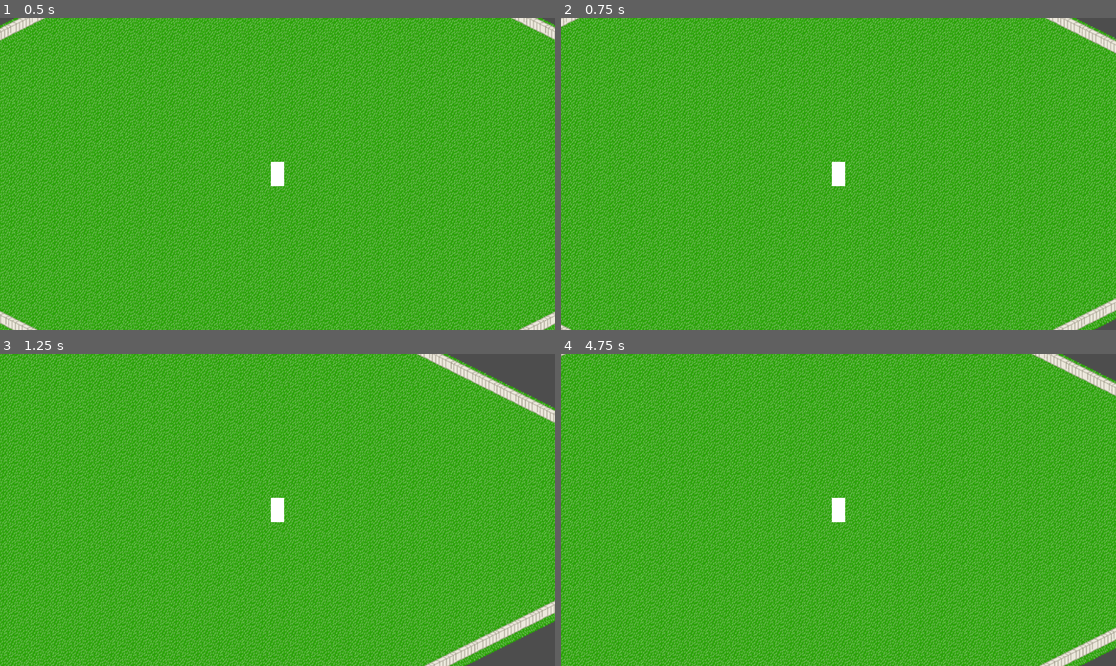
Above: before the commit, frames 1-4 (two rows, left to right).
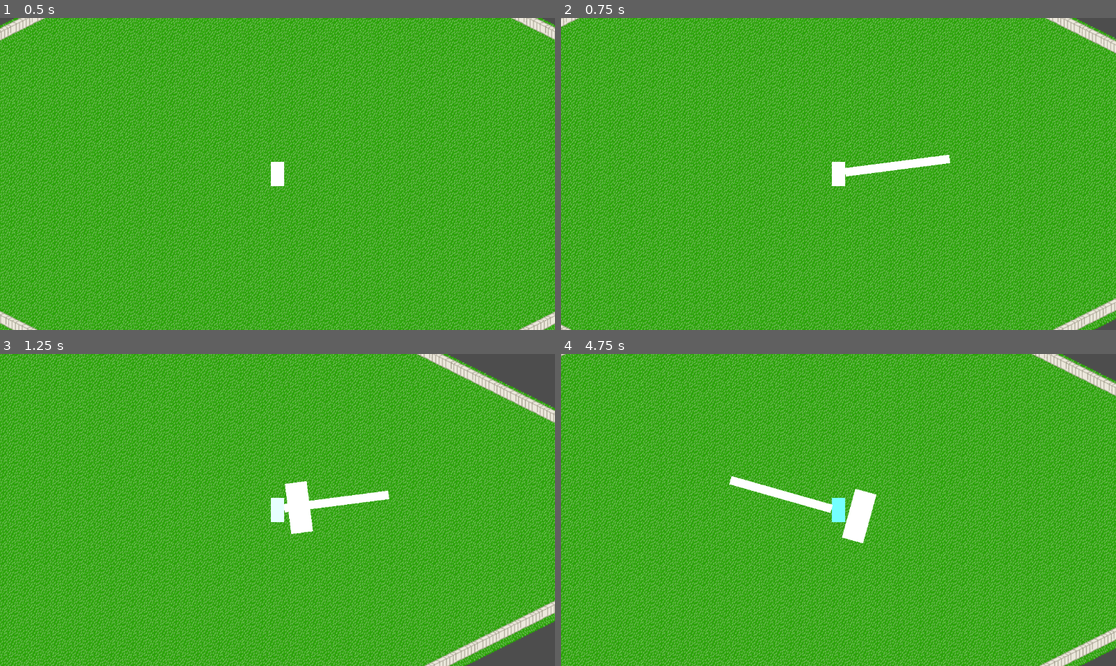
Above: after the commit, the same moments.

Repository: airo4858/rogue_like
Game: Godot game, scene res://main.tscn
The game is run twice, just before and just after one commit, with the same random seed, the same clock (stepped at 60 frames per second) and the same inputs.
Inputs (mouse positions are in pixels of both pictures, inside the frame that each line leads up to):
- Up to frame 1 (0.5 s): no input
- Up to frame 2 (0.75 s): tap Enter at 0.5 s; move the mouse to (960, 158) at 0.52 s; press the mouse at (960, 158) at 0.53 s; hold D (move_right) from 0.53 s (still down)
- Up to frame 3 (1.25 s): keep holding D (move_right); tap Space (jump) at 0.77, 1.07 s; right-click (399, 494) at 0.8 s
- Up to frame 4 (4.75 s): move the mouse to (727, 525) at 1.27 s; release D (move_right) at 1.28 s; release the mouse at (727, 525) at 1.28 s; hold S (move_down) 1.28-2.03 s; right-click (727, 525) at 1.35 s; tap Space (jump) at 1.52, 1.55, 1.82, 3.02, 3.32, 3.77, 3.8, 4.07, 4.52 s; move the mouse to (894, 441) at 2.02 s; hold D (move_right) 2.03-2.78 s; hold Space (jump) 2.03-2.78 s; click (894, 441) at 2.3 s; move the mouse to (810, 572) at 2.77 s; hold W (move_up) 2.78-3.53 s; click (810, 572) at 2.85 s; right-click (810, 572) at 3.05 s; move the mouse to (1005, 556) at 3.52 s; hold Right mouse button (sweep, bound only after the commit) 3.53-4.28 s; hold A (move_left) from 3.53 s (still down); move the mouse to (672, 463) at 4.27 s; click (672, 463) at 4.35 s

Frame 1 is identical in both runs. In frame 2, 0.5% of the frame differs, in the area x 51-71%, y 43-51%; in frame 3, 1.3%; in frame 4, 1.4%, in the area x 30-57%, y 39-61%.

Commit message:
made the two functional attacks

Diff:
--- a/player.gd
+++ b/player.gd
@@ -3,20 +3,31 @@
 @export var move_speed: float = 100.0
 
 var can_jump : bool = true
+var can_sweep : bool = true
+var can_stab : bool = true
 
 func jump(event):
-	get_tree().get_root().get_node("Main/Player/Hitbox").visible = false
-	can_jump = false
-	#Play Jump Animation
-	#await animation to finish
-	get_tree().get_root().get_node("Main/Player/Hitbox").visible = true
-	can_jump = true
+	if can_jump == true:
+		can_jump = false
+		$AnimationPlayer.play("beta_jump")
+		await $AnimationPlayer.animation_finished
+		can_jump = true
 
-#func sweep(event):
+func sweep(event):
+	if can_sweep == true:
+		can_sweep = false
+		get_node("Sweep").look_at(get_global_mouse_position())
+		$AnimationPlayer.play("sweep_attack")
+		await $AnimationPlayer.animation_finished
+		can_sweep = true
 
-
-#func stab(event):
-
+func stab(event):
+	if can_stab == true:
+		can_stab = false
+		get_node("Stab").look_at(get_global_mouse_position())
+		$AnimationPlayer.play("stab_attack")
+		await $AnimationPlayer.animation_finished
+		can_stab = true
 
 func _physics_process(delta):
 	if self.velocity == Vector2(0,1) * move_speed or self.velocity == Vector2(0,-1) * move_speed:
@@ -27,3 +38,11 @@
 	if (Input.is_action_pressed("jump")):
 		jump("jump")
 		print("JUMP!")
+
+	if (Input.is_action_pressed("stab")):
+		stab("stab")
+		print("STAB")
+
+	if (Input.is_action_pressed("sweep")):
+		sweep("sweep")
+		print("SWEEP")
--- a/player.tscn
+++ b/player.tscn
@@ -7,9 +7,144 @@
 [sub_resource type="RectangleShape2D" id="RectangleShape2D_5dwuw"]
 size = Vector2(20, 35)
 
+[sub_resource type="CapsuleShape2D" id="CapsuleShape2D_mpkpe"]
+radius = 22.0
+height = 78.0
+
+[sub_resource type="CanvasTexture" id="CanvasTexture_xy8vh"]
+
+[sub_resource type="RectangleShape2D" id="RectangleShape2D_utbjh"]
+size = Vector2(156, 14)
+
+[sub_resource type="CanvasTexture" id="CanvasTexture_4ij7r"]
+
+[sub_resource type="Animation" id="Animation_h6v7o"]
+length = 0.001
+tracks/0/type = "value"
+tracks/0/imported = false
+tracks/0/enabled = true
+tracks/0/path = NodePath("BetaSprite:texture")
+tracks/0/interp = 1
+tracks/0/loop_wrap = true
+tracks/0/keys = {
+"times": PackedFloat32Array(0),
+"transitions": PackedFloat32Array(1),
+"update": 1,
+"values": [SubResource("CanvasTexture_xbwex")]
+}
+tracks/1/type = "value"
+tracks/1/imported = false
+tracks/1/enabled = true
+tracks/1/path = NodePath("BetaSprite:hframes")
+tracks/1/interp = 1
+tracks/1/loop_wrap = true
+tracks/1/keys = {
+"times": PackedFloat32Array(0),
+"transitions": PackedFloat32Array(1),
+"update": 1,
+"values": [1]
+}
+tracks/2/type = "value"
+tracks/2/imported = false
+tracks/2/enabled = true
+tracks/2/path = NodePath("BetaSprite:vframes")
+tracks/2/interp = 1
+tracks/2/loop_wrap = true
+tracks/2/keys = {
+"times": PackedFloat32Array(0),
+"transitions": PackedFloat32Array(1),
+"update": 1,
+"values": [1]
+}
+tracks/3/type = "value"
+tracks/3/imported = false
+tracks/3/enabled = true
+tracks/3/path = NodePath("BetaSprite:frame")
+tracks/3/interp = 1
+tracks/3/loop_wrap = true
+tracks/3/keys = {
+"times": PackedFloat32Array(0),
+"transitions": PackedFloat32Array(1),
+"update": 1,
+"values": [0]
+}
+tracks/4/type = "value"
+tracks/4/imported = false
+tracks/4/enabled = true
+tracks/4/path = NodePath("Sweep/SweepHurtbox/SweepHitbox:disabled")
+tracks/4/interp = 1
+tracks/4/loop_wrap = true
+tracks/4/keys = {
+"times": PackedFloat32Array(0),
+"transitions": PackedFloat32Array(1),
+"update": 1,
+"values": [true]
+}
+tracks/5/type = "value"
+tracks/5/imported = false
+tracks/5/enabled = true
+tracks/5/path = NodePath("BetaSprite:modulate")
+tracks/5/interp = 1
+tracks/5/loop_wrap = true
+tracks/5/keys = {
+"times": PackedFloat32Array(0),
+"transitions": PackedFloat32Array(1),
+"update": 0,
+"values": [Color(1, 1, 1, 1)]
+}
+tracks/6/type = "value"
+tracks/6/imported = false
+tracks/6/enabled = true
+tracks/6/path = NodePath("Hitbox:disabled")
+tracks/6/interp = 1
+tracks/6/loop_wrap = true
+tracks/6/keys = {
+"times": PackedFloat32Array(0),
+"transitions": PackedFloat32Array(1),
+"update": 1,
+"values": [false]
+}
+tracks/7/type = "value"
+tracks/7/imported = false
+tracks/7/enabled = true
+tracks/7/path = NodePath("Stab/StabHurtbox/StabHitbox:disabled")
+tracks/7/interp = 1
+tracks/7/loop_wrap = true
+tracks/7/keys = {
+"times": PackedFloat32Array(0),
+"transitions": PackedFloat32Array(1),
+"update": 1,
+"values": [true]
+}
+tracks/8/type = "value"
+tracks/8/imported = false
+tracks/8/enabled = true
+tracks/8/path = NodePath("Sweep/SweepHurtbox/SweepSprite:visible")
+tracks/8/interp = 1
+tracks/8/loop_wrap = true
+tracks/8/keys = {
+"times": PackedFloat32Array(0),
+"transitions": PackedFloat32Array(1),
+"update": 1,
+"values": [false]
+}
+tracks/9/type = "value"
+tracks/9/imported = false
+tracks/9/enabled = true
+tracks/9/path = NodePath("Stab/StabHurtbox/StabSprite:visible")
+tracks/9/interp = 1
+tracks/9/loop_wrap = true
+tracks/9/keys = {
+"times": PackedFloat32Array(0),
+"transitions": PackedFloat32Array(1),
+"update": 1,
+"values": [false]
+}
+
 [sub_resource type="Animation" id="Animation_derx3"]
 resource_name = "beta_jump"
-step = 0.333333
+length = 1.00001
+step = 0.0833333
 tracks/0/type = "value"
 tracks/0/imported = false
 tracks/0/enabled = true
@@ -58,62 +193,93 @@
 "update": 1,
 "values": []
 }
-
-[sub_resource type="Animation" id="Animation_h6v7o"]
-length = 0.001
+tracks/4/type = "value"
+tracks/4/imported = false
+tracks/4/enabled = true
+tracks/4/path = NodePath("BetaSprite:modulate")
+tracks/4/interp = 1
+tracks/4/loop_wrap = true
+tracks/4/keys = {
+"times": PackedFloat32Array(0, 0.166667, 0.833333),
+"transitions": PackedFloat32Array(1, 1, 1),
+"update": 0,
+"values": [Color(1, 1, 1, 1), Color(0, 1, 1, 1), Color(1, 1, 1, 1)]
+}
+tracks/5/type = "value"
+tracks/5/imported = false
+tracks/5/enabled = true
+tracks/5/path = NodePath("Hitbox:disabled")
+tracks/5/interp = 1
+tracks/5/loop_wrap = true
+tracks/5/keys = {
+"times": PackedFloat32Array(0.166667, 0.833333),
+"transitions": PackedFloat32Array(1, 1),
+"update": 1,
+"values": [true, false]
+}
+
+[sub_resource type="Animation" id="Animation_at734"]
+resource_name = "sweep_attack"
+step = 0.0833333
 tracks/0/type = "value"
 tracks/0/imported = false
 tracks/0/enabled = true
-tracks/0/path = NodePath("BetaSprite:texture")
+tracks/0/path = NodePath("Sweep/SweepHurtbox/SweepHitbox:disabled")
 tracks/0/interp = 1
 tracks/0/loop_wrap = true
 tracks/0/keys = {
-"times": PackedFloat32Array(0),
-"transitions": PackedFloat32Array(1),
-"update": 1,
-"values": [SubResource("CanvasTexture_xbwex")]
+"times": PackedFloat32Array(0, 0.166667, 1),
+"transitions": PackedFloat32Array(1, 1, 1),
+"update": 1,
+"values": [true, false, true]
 }
 tracks/1/type = "value"
 tracks/1/imported = false
 tracks/1/enabled = true
-tracks/1/path = NodePath("BetaSprite:hframes")
+tracks/1/path = NodePath("Sweep/SweepHurtbox/SweepSprite:visible")
 tracks/1/interp = 1
 tracks/1/loop_wrap = true
 tracks/1/keys = {
-"times": PackedFloat32Array(0),
-"transitions": PackedFloat32Array(1),
-"update": 1,
-"values": [1]
-}
-tracks/2/type = "value"
-tracks/2/imported = false
-tracks/2/enabled = true
-tracks/2/path = NodePath("BetaSprite:vframes")
-tracks/2/interp = 1
-tracks/2/loop_wrap = true
-tracks/2/keys = {
-"times": PackedFloat32Array(0),
-"transitions": PackedFloat32Array(1),
-"update": 1,
-"values": [1]
-}
-tracks/3/type = "value"
-tracks/3/imported = false
-tracks/3/enabled = true
-tracks/3/path = NodePath("BetaSprite:frame")
-tracks/3/interp = 1
-tracks/3/loop_wrap = true
-tracks/3/keys = {
-"times": PackedFloat32Array(0),
-"transitions": PackedFloat32Array(1),
-"update": 1,
-"values": [0]
+"times": PackedFloat32Array(0, 0.166667, 1),
+"transitions": PackedFloat32Array(1, 1, 1),
+"update": 1,
+"values": [false, true, false]
+}
+
+[sub_resource type="Animation" id="Animation_nj04u"]
+resource_name = "stab_attack"
+step = 0.0833333
+tracks/0/type = "value"
+tracks/0/imported = false
+tracks/0/enabled = true
+tracks/0/path = NodePath("Stab/StabHurtbox/StabHitbox:disabled")
+tracks/0/interp = 1
+tracks/0/loop_wrap = true
+tracks/0/keys = {
+"times": PackedFloat32Array(0, 0.166667, 1),
+"transitions": PackedFloat32Array(1, 1, 1),
+"update": 1,
+"values": [true, false, true]
+}
+tracks/1/type = "value"
+tracks/1/imported = false
+tracks/1/enabled = true
+tracks/1/path = NodePath("Stab/StabHurtbox/StabSprite:visible")
+tracks/1/interp = 1
+tracks/1/loop_wrap = true
+tracks/1/keys = {
+"times": PackedFloat32Array(0, 0.166667, 1),
+"transitions": PackedFloat32Array(1, 1, 1),
+"update": 1,
+"values": [false, true, false]
 }
 
 [sub_resource type="AnimationLibrary" id="AnimationLibrary_xqj8h"]
 _data = {
 "RESET": SubResource("Animation_h6v7o"),
-"beta_jump": SubResource("Animation_derx3")
+"beta_jump": SubResource("Animation_derx3"),
+"stab_attack": SubResource("Animation_nj04u"),
+"sweep_attack": SubResource("Animation_at734")
 }
 
 [node name="Player" type="CharacterBody2D"]
@@ -126,6 +292,37 @@
 [node name="Hitbox" type="CollisionShape2D" parent="."]
 shape = SubResource("RectangleShape2D_5dwuw")
 
+[node name="Sweep" type="Node2D" parent="."]
+
+[node name="SweepHurtbox" type="Area2D" parent="Sweep"]
+position = Vector2(89, -1)
+
+[node name="SweepHitbox" type="CollisionShape2D" parent="Sweep/SweepHurtbox"]
+position = Vector2(-57, 1)
+shape = SubResource("CapsuleShape2D_mpkpe")
+disabled = true
+
+[node name="SweepSprite" type="Sprite2D" parent="Sweep/SweepHurtbox"]
+visible = false
+position = Vector2(-57, 1.5)
+scale = Vector2(32.5, 75)
+texture = SubResource("CanvasTexture_xy8vh")
+
+[node name="Stab" type="Node2D" parent="."]
+
+[node name="StabHurtbox" type="Area2D" parent="Stab"]
+
+[node name="StabHitbox" type="CollisionShape2D" parent="Stab/StabHurtbox"]
+position = Vector2(89, -1)
+shape = SubResource("RectangleShape2D_utbjh")
+disabled = true
+
+[node name="StabSprite" type="Sprite2D" parent="Stab/StabHurtbox"]
+visible = false
+position = Vector2(88.2508, -1.18729)
+scale = Vector2(-156.075, 12.6119)
+texture = SubResource("CanvasTexture_4ij7r")
+
 [node name="Camera2D" type="Camera2D" parent="."]
 zoom = Vector2(1.4, 1.4)
 
--- a/project.godot
+++ b/project.godot
@@ -42,6 +42,16 @@
 "events": [Object(InputEventKey,"resource_local_to_scene":false,"resource_name":"","device":-1,"window_id":0,"alt_press …(191 unchanged characters)…
 ]
 }
+stab={
+"deadzone": 0.5,
+"events": [Object(InputEventMouseButton,"resource_local_to_scene":false,"resource_name":"","device":-1,"window_id":0,"alt_pressed":false,"shift_pressed":false,"ctrl_pressed":false,"meta_pressed":false,"button_mask":0,"position":Vector2(0, 0),"global_position":Vector2(0, 0),"factor":1.0,"button_index":1,"canceled":false,"pressed":false,"double_click":false,"script":null)
+]
+}
+sweep={
+"deadzone": 0.5,
+"events": [Object(InputEventMouseButton,"resource_local_to_scene":false,"resource_name":"","device":-1,"window_id":0,"alt_pressed":false,"shift_pressed":false,"ctrl_pressed":false,"meta_pressed":false,"button_mask":0,"position":Vector2(0, 0),"global_position":Vector2(0, 0),"factor":1.0,"button_index":2,"canceled":false,"pressed":false,"double_click":false,"script":null)
+]
+}
 
 [rendering]
 
Not shown: 1 places in player.tscn that only renumber resources
